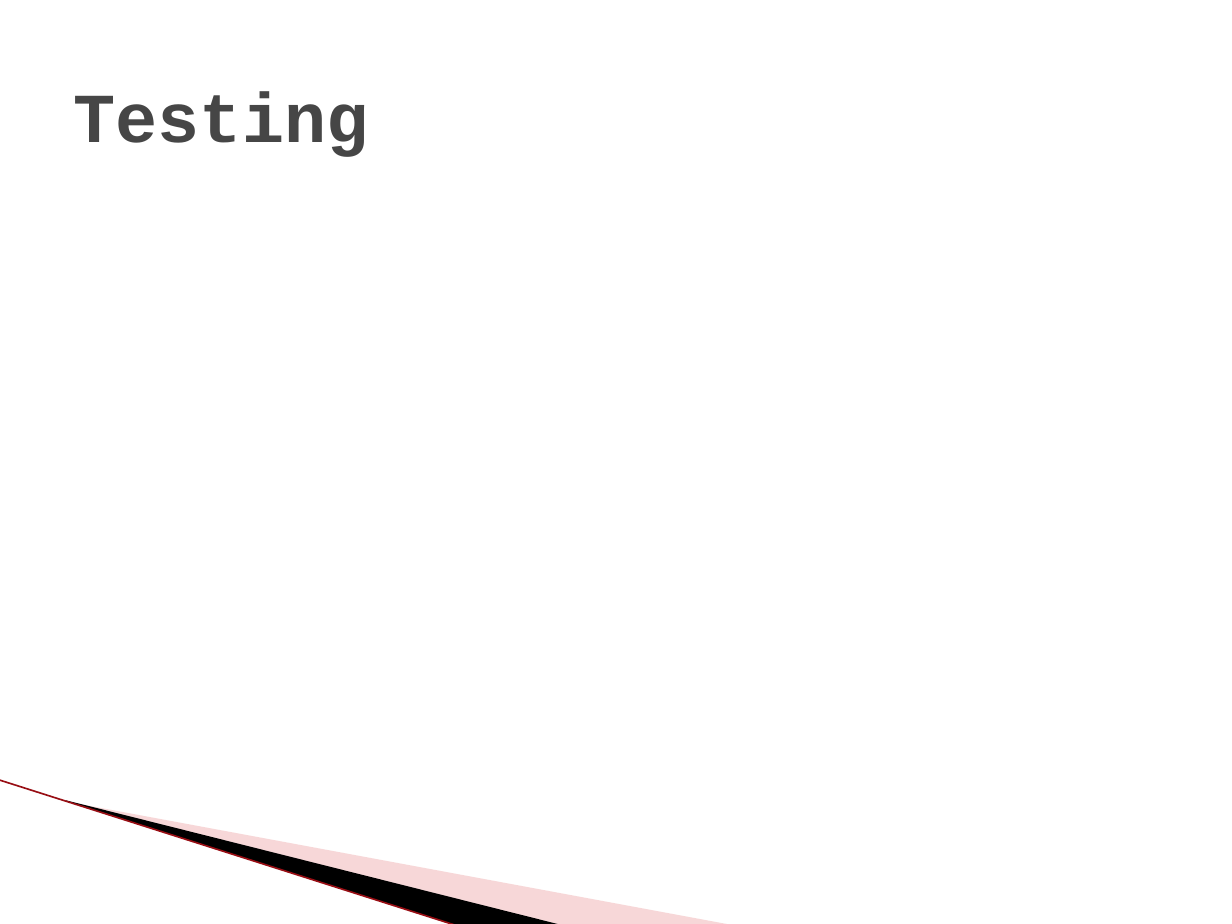
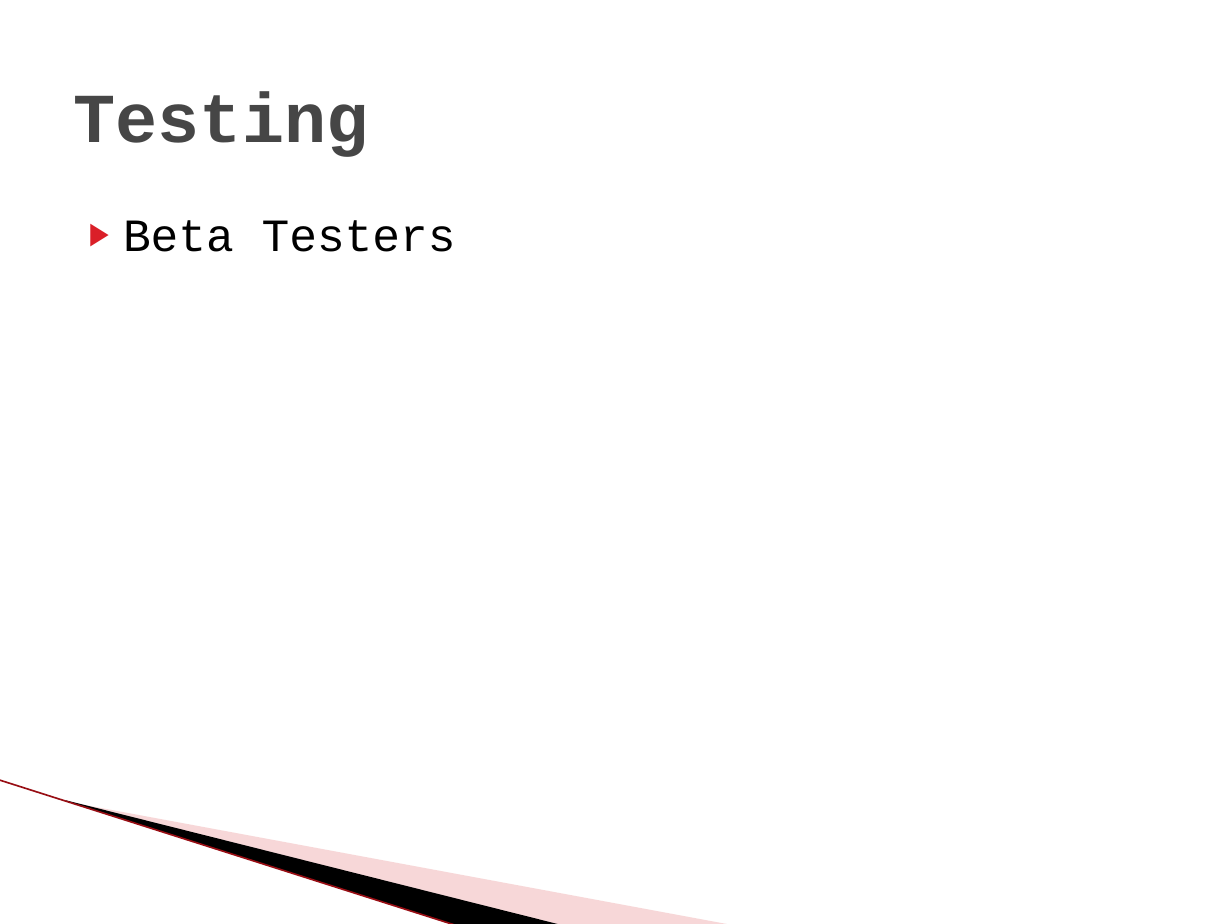
Before and after one commit to GardropFuat/VTP, a slide deck: slide 8 of src/Presentation 03.pptx. Drawn at 1232x924 pixels with LibreOffice and Linux fonts; fonts in the diff are those of the drawing; background and template pictures are left out. Boxes give left, top, right and bottom in pixels: in the first picture for what was removed or moved away, otherwise in the second. Text is boxed around its words. In the diff, an @@ line names an element or a change of style, - is before the commit and + after.

```diff
--- a/src/Presentation 03.pptx
+++ b/src/Presentation 03.pptx
@@ text added at <box>123,220,456,252</box>, 27 pt, text #000000 @@
+▶ Beta Testers
```
Also in this commit, not shown: 1 other slide changed.
